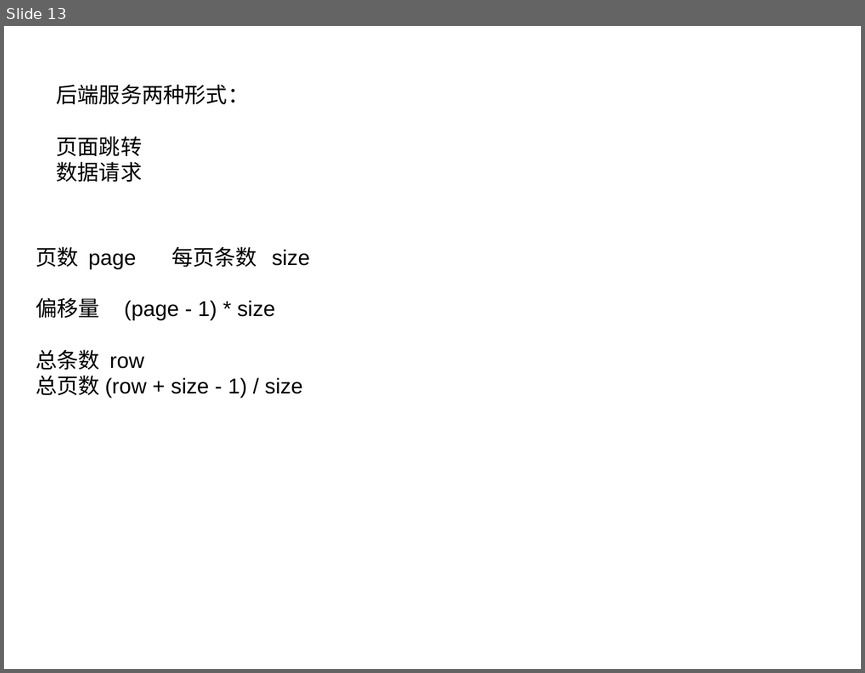
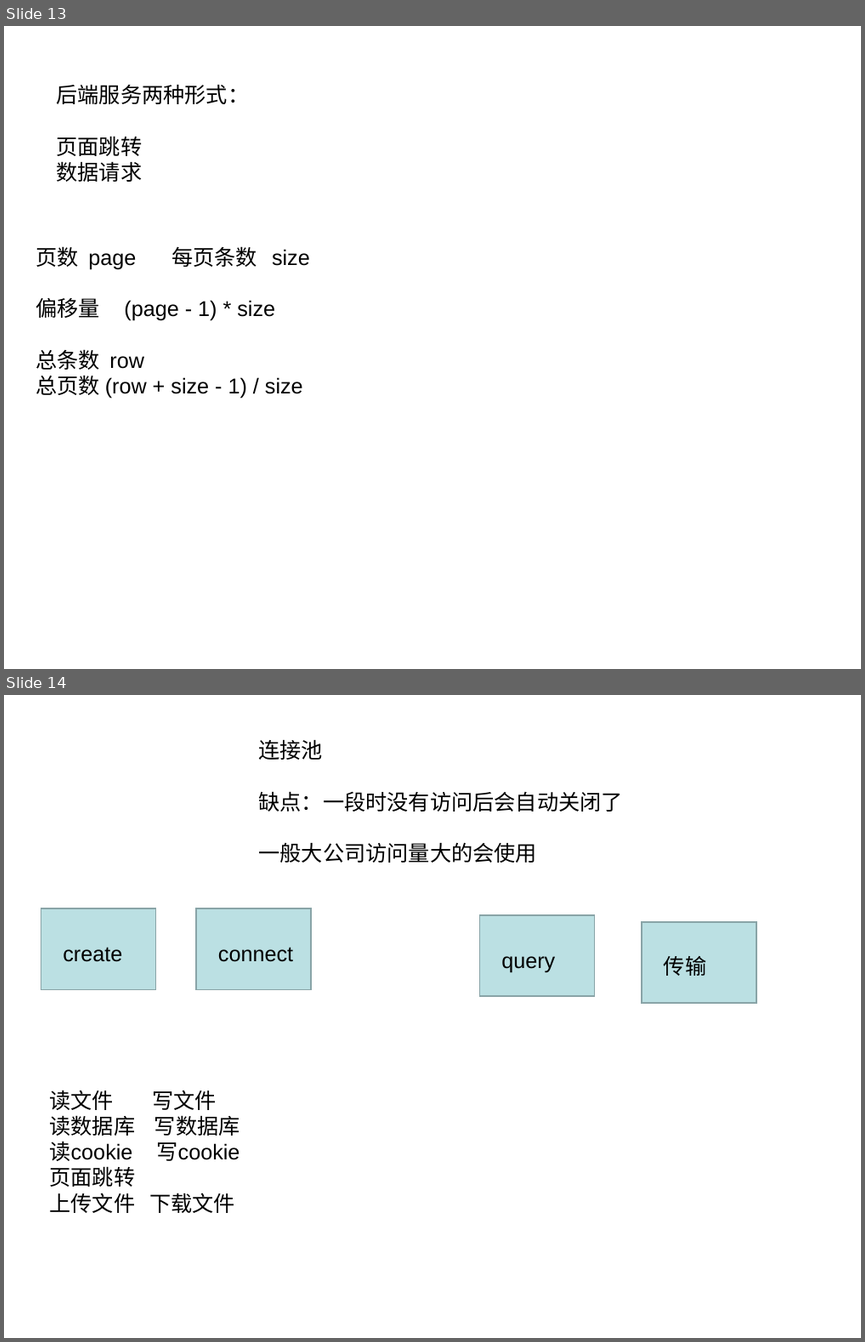
Before and after one commit to figerandlmj/duyiNativeJs, a slide deck: nodeJs/readme.ppt. Shown one above the other, each under a label of ours: slide 13 before the commit, slides 13 and 14 after it. The pictures are 865x673 and 865x1342 pixels, drawn with LibreOffice and Linux fonts; fonts in the diff are those of the drawing. Boxes give left, top, right and bottom in pixels: in the first picture for what was removed or moved away, otherwise in the second. Text is boxed around its words. In the diff, an @@ line names an element or a change of style, - is before the commit and + after.

```diff
--- a/nodeJs/readme.ppt
+++ b/nodeJs/readme.ppt
@@ slide 14 added at (x1=4, y1=695, x2=861, y2=1338), background #FFFFFF @@
@@ text added at (x1=259, y1=740, x2=623, y2=862), 18 pt, text #000000 @@
+连接池
+缺点：一段时没有访问后会自动关闭了
+一般大公司访问量大的会使用
@@ rectangle added at (x1=41, y1=908, x2=155, y2=990), fill #BBE0E3, outline #89A4A7 0.99 pt @@
@@ rectangle added at (x1=196, y1=908, x2=311, y2=990), fill #BBE0E3, outline #89A4A7 0.99 pt @@
@@ rectangle added at (x1=479, y1=915, x2=595, y2=996), fill #BBE0E3, outline #89A4A7 0.99 pt @@
@@ rectangle added at (x1=642, y1=922, x2=756, y2=1003), fill #BBE0E3, outline #89A4A7 0.99 pt @@
@@ text added at (x1=63, y1=947, x2=122, y2=962), 18 pt, text #000000 @@
+create
@@ text added at (x1=218, y1=947, x2=293, y2=962), 18 pt, text #000000 @@
+connect
@@ text added at (x1=501, y1=956, x2=555, y2=972), 18 pt, text #000000 @@
+query
@@ text added at (x1=664, y1=956, x2=706, y2=975), 18 pt, text #000000 @@
+传输
@@ text added at (x1=49, y1=1089, x2=240, y2=1213), 18 pt, text #000000 @@
+读文件 写文件
+读数据库 写数据库
+读cookie 写cookie
+页面跳转
+上传文件 下载文件
```
Also in this commit, not shown: 2 other slides added, 9 other files.
